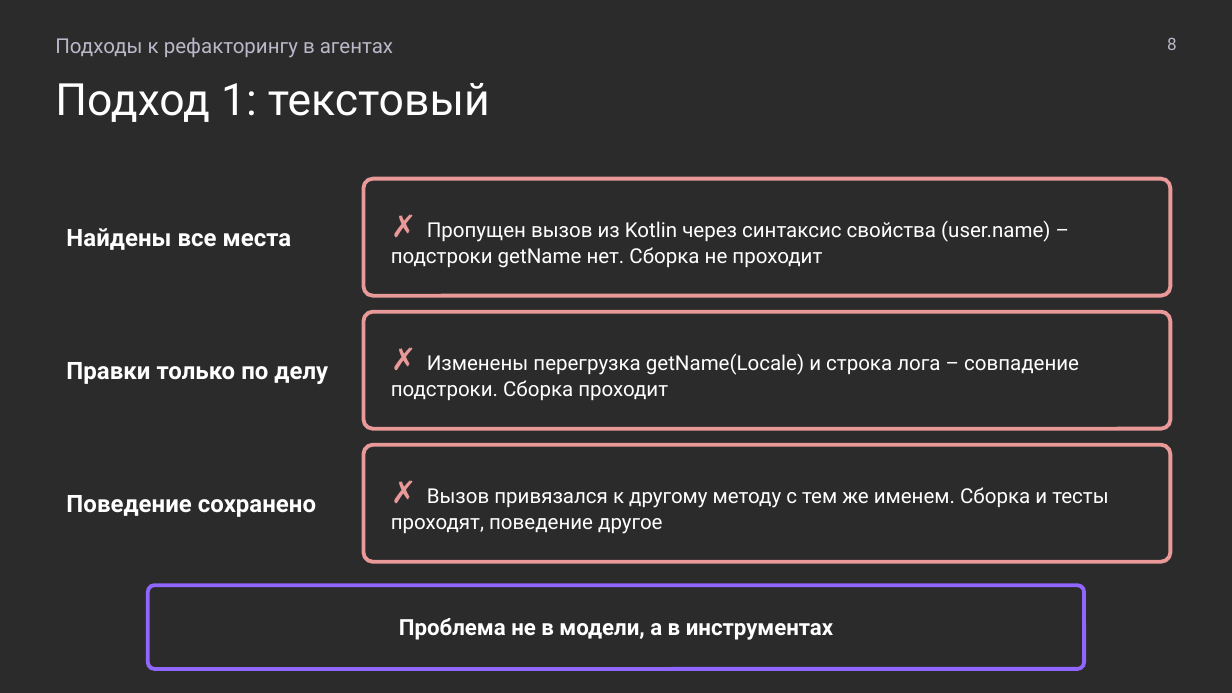
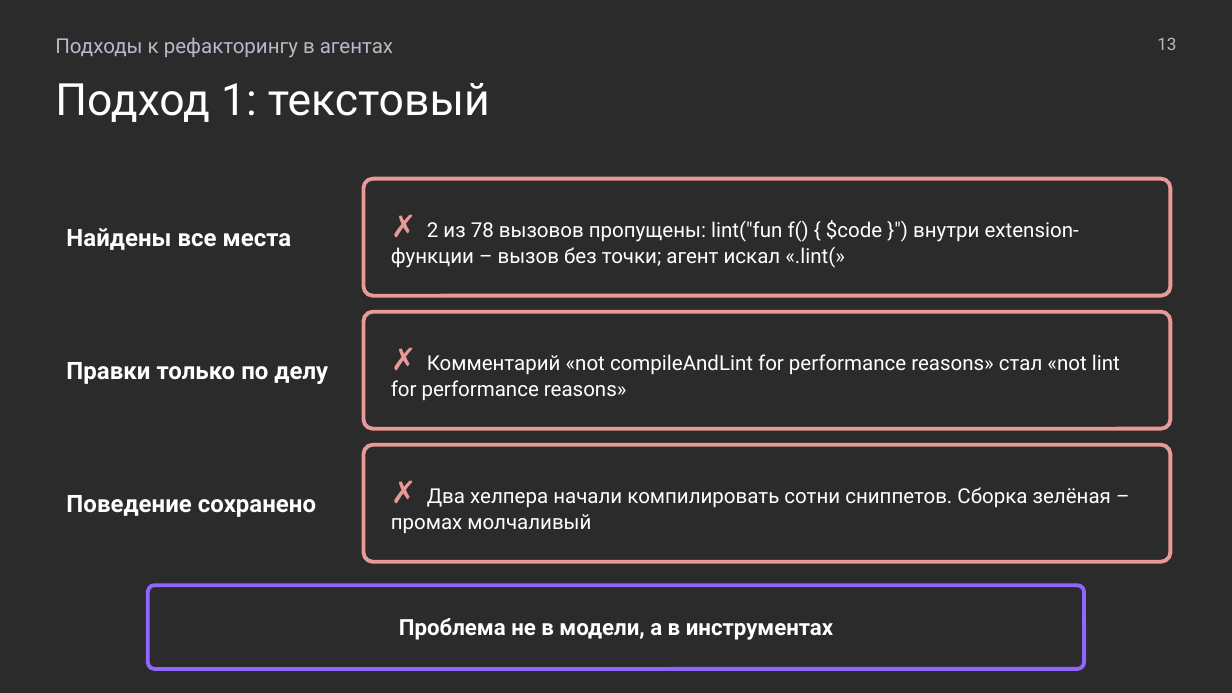
Before and after one commit to MchKosticyn/ide-refactoring-in-ai-agents, a slide deck: slide 13 of Доклад_ Рефакторинг в ИИ-агентах.pptx (slide 8 before the commit). Drawn at 1232x693 pixels with LibreOffice and Linux fonts; fonts in the diff are those of the drawing; background and template pictures are left out; a plain dark background stands for a picture behind light text. Boxes give left, top, right and bottom in pixels: in the first picture for what was removed or moved away, otherwise in the second. Text is boxed around its words. In the diff, an @@ line names an element or a change of style, - is before the commit and + after.

```diff
--- a/Доклад_ Рефакторинг в ИИ-агентах.pptx
+++ b/Доклад_ Рефакторинг в ИИ-агентах.pptx
@@ text at (1157, 37, 1176, 50): text changed @@
-8
+13
@@ text in rounded rectangle at (391, 220, 1079, 268): text changed @@
-✗ Пропущен вызов из Kotlin через синтаксис свойства (user.name) – подстроки getName нет. Сборка не проходит
+✗ 2 из 78 вызовов пропущены: lint("fun f() { $code }") внутри extension-функции – вызов без точки; агент искал «.lint(»
@@ text in rounded rectangle at (391, 354, 1120, 400): text changed @@
-✗ Изменены перегрузка getName(Locale) и строка лога – совпадение подстроки. Сборка проходит
+✗ Комментарий «not compileAndLint for performance reasons» стал «not lint for performance reasons»
@@ text in rounded rectangle at (391, 487, 1111, 533): text changed @@
-✗ Вызов привязался к другому методу с тем же именем. Сборка и тесты проходят, поведение другое
+✗ Два хелпера начали компилировать сотни сниппетов. Сборка зелёная – промах молчаливый
```
Also in this commit, not shown: 20 other slides changed, 18 slides added, 12 slides removed, 2 other files.
